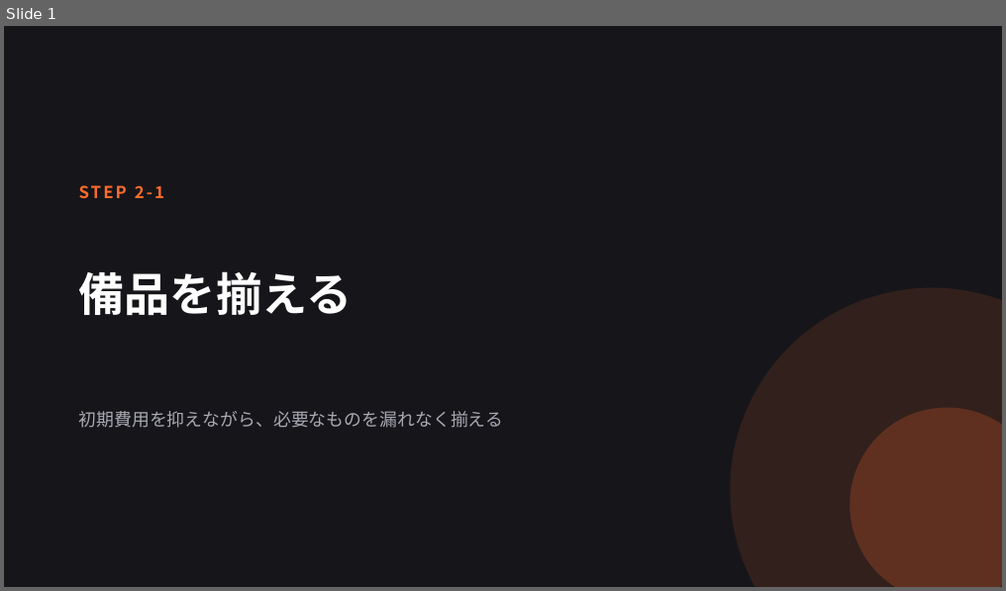
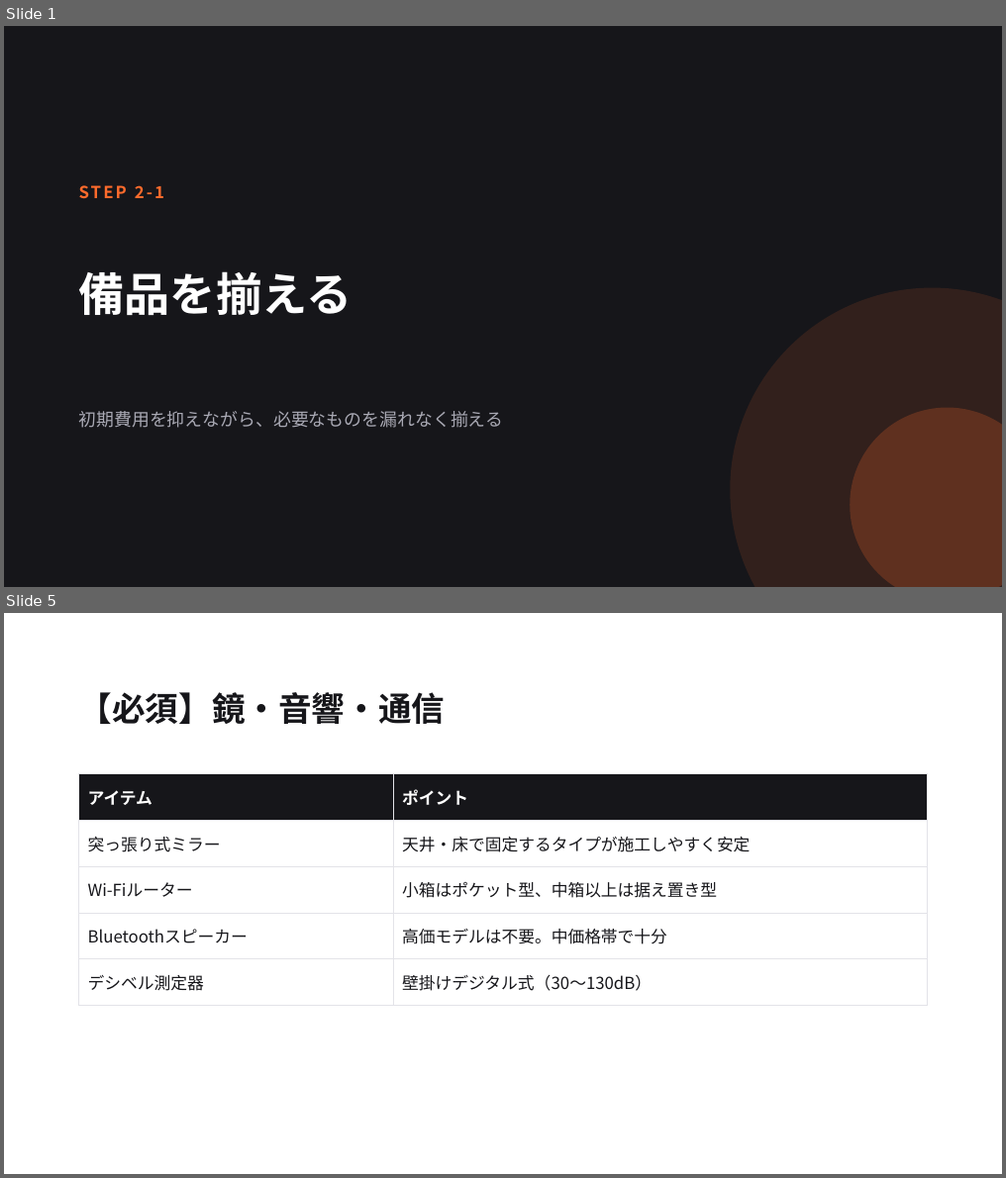
Before and after one commit to sou1104pc-ops/task-matrix, a slide deck: slides/11_備品を揃える.pptx. Shown one above the other, each under a label of ours: slide 1 before the commit, slides 1 and 5 after it; the slides between them are not shown. The pictures are 1006x591 and 1006x1178 pixels, drawn with LibreOffice and Linux fonts; fonts in the diff are those of the drawing. Boxes give left, top, right and bottom in pixels: in the first picture for what was removed or moved away, otherwise in the second. Text is boxed around its words. In the diff, an @@ line names an element or a change of style, - is before the commit and + after.

```diff
--- a/slides/11_備品を揃える.pptx
+++ b/slides/11_備品を揃える.pptx
@@ slide 5 added at box(4, 613, 1002, 1174), background #FFFFFF @@
@@ text added at box(79, 692, 446, 724), 32 pt, text #16161A, bold @@
+【必須】鏡・音響・通信
@@ table added at box(79, 774, 927, 995), 5 rows, 2 columns @@
+アイテム | ポイント
+突っ張り式ミラー | 天井・床で固定するタイプが施工しやすく安定
+Wi-Fiルーター | 小箱はポケット型、中箱以上は据え置き型
+Bluetoothスピーカー | 高価モデルは不要。中価格帯で十分
+デシベル測定器 | 壁掛けデジタル式（30〜130dB）
```
Also in this commit, not shown: 2 slides changed, 21 other slides added, 3 slides removed, 19 other files.
